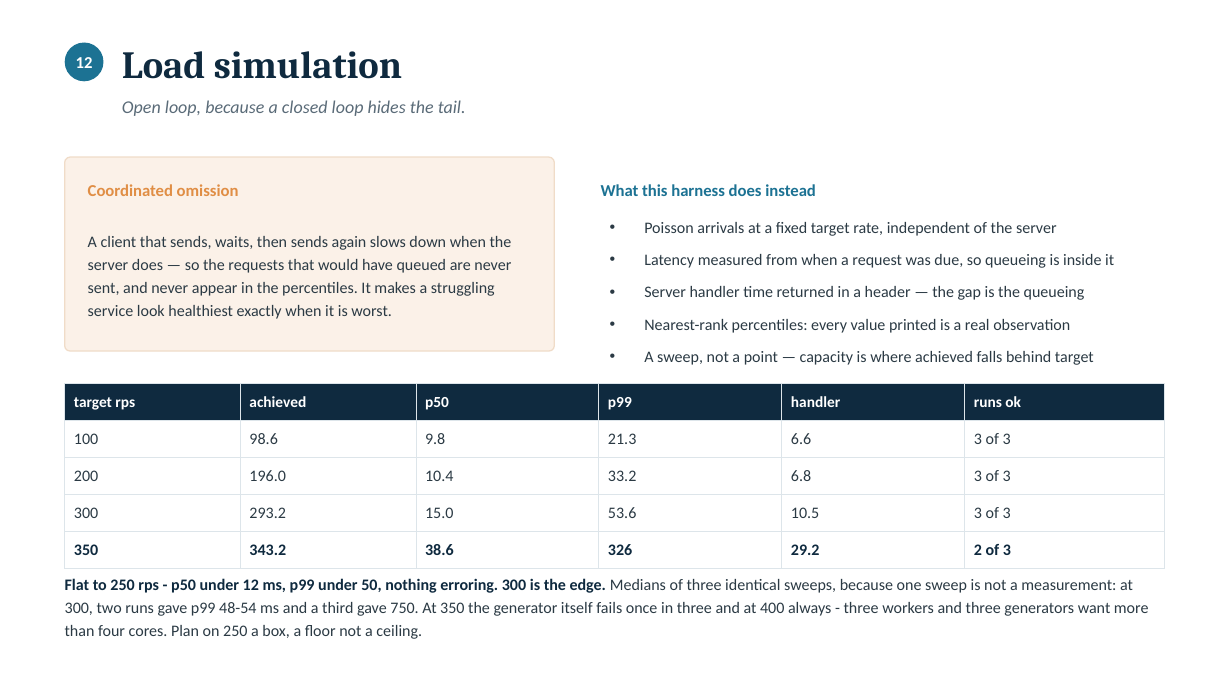
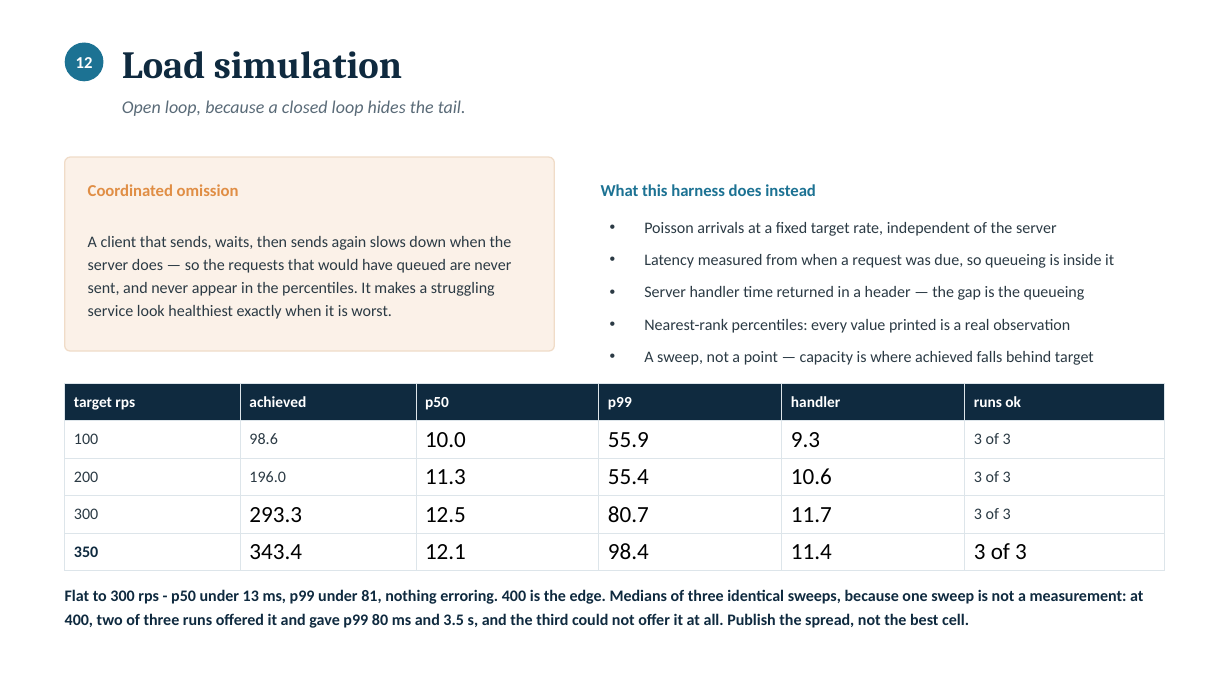
Before and after one commit to yonaoh10/Schemathics, a slide deck: slide 12 of docs/BL_ranking_part2.pptx. Drawn at 1232x693 pixels with LibreOffice and Linux fonts; fonts in the diff are those of the drawing. Boxes give left, top, right and bottom in pixels: in the first picture for what was removed or moved away, otherwise in the second. Text is boxed around its words. In the diff, an @@ line names an element or a change of style, - is before the commit and + after.

```diff
--- a/docs/BL_ranking_part2.pptx
+++ b/docs/BL_ranking_part2.pptx
@@ table at (x1=65, y1=384, x2=1165, y2=563) @@
-row 2: 100 | 98.6 | 9.8 | 21.3 | 6.6 | 3 of 3
+row 2: 100 | 98.6 | 10.0 | 55.9 | 9.3 | 3 of 3
-row 3: 200 | 196.0 | 10.4 | 33.2 | 6.8 | 3 of 3
+row 3: 200 | 196.0 | 11.3 | 55.4 | 10.6 | 3 of 3
-row 4: 300 | 293.2 | 15.0 | 53.6 | 10.5 | 3 of 3
+row 4: 300 | 293.3 | 12.5 | 80.7 | 11.7 | 3 of 3
-row 5: 350 | 343.2 | 38.6 | 326 | 29.2 | 2 of 3
+row 5: 350 | 343.4 | 12.1 | 98.4 | 11.4 | 3 of 3
@@ text at (x1=65, y1=589, x2=1143, y2=628): text changed; text colour #2B3A44 to #0F2A3F; bold on @@
-Flat to 250 rps - p50 under 12 ms, p99 under 50, nothing erroring. 300 is the edge. Medians of three identical sweeps, because one sweep is not a measurement: at 300, two runs gave p99 48-54 ms and a third gave 750. At 350 the generator itself fails once in three and at 400 always - three workers and three generators want more than four cores. Plan on 250 a box, a floor not a ceiling.
+Flat to 300 rps - p50 under 13 ms, p99 under 81, nothing erroring. 400 is the edge. Medians of three identical sweeps, because one sweep is not a measurement: at 400, two of three runs offered it and gave p99 80 ms and 3.5 s, and the third could not offer it at all. Publish the spread, not the best cell.
```
Also in this commit, not shown: 8 other slides changed, 10 other files.
